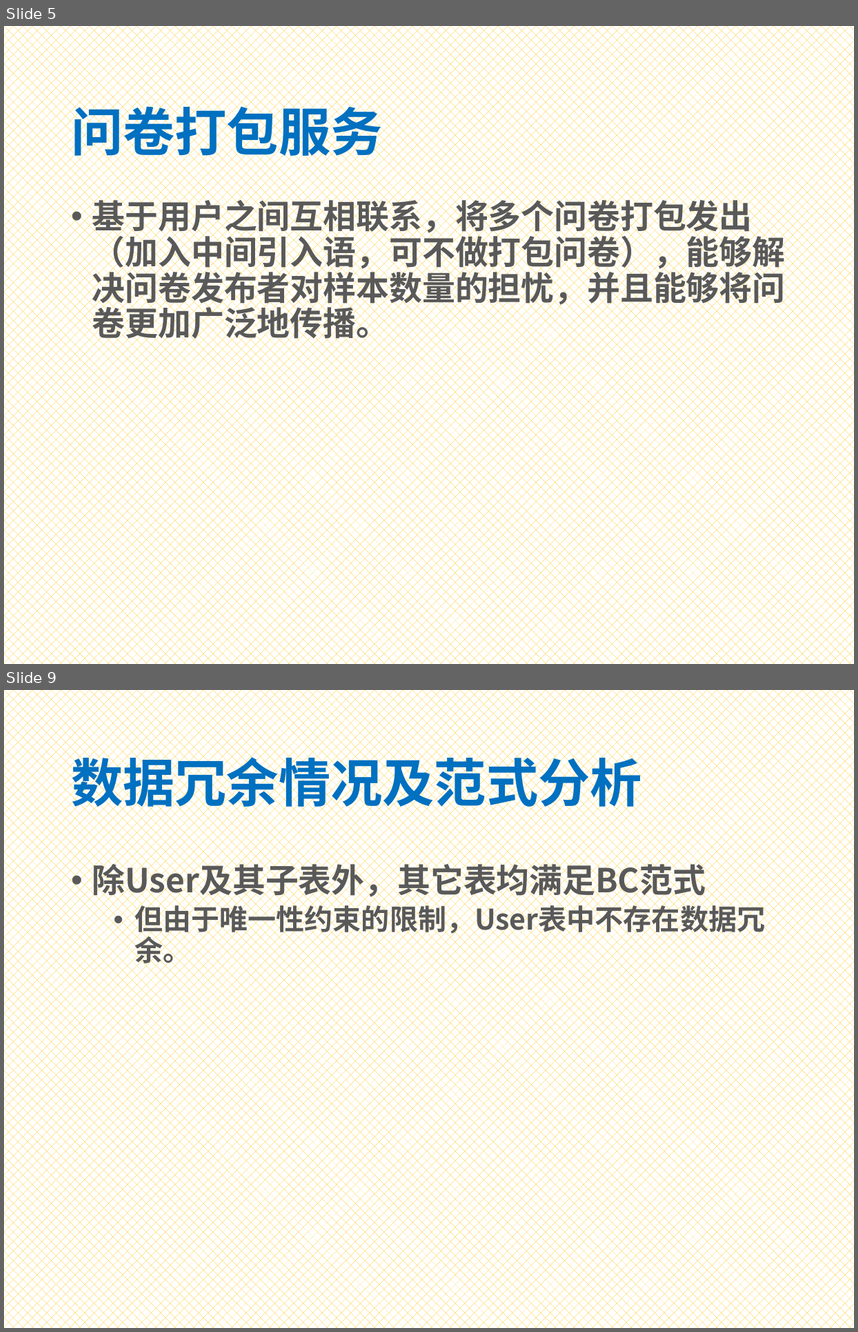
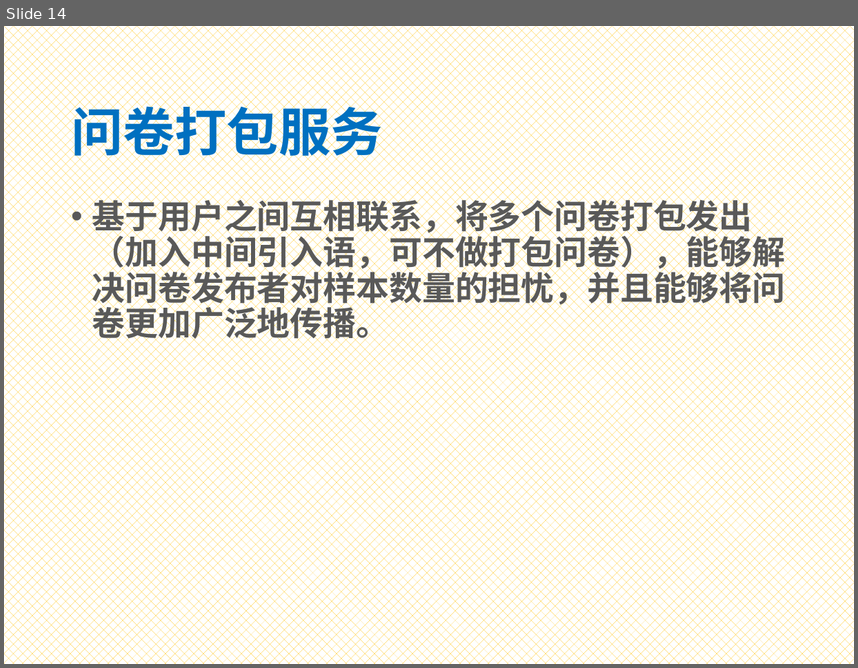
Before and after one commit to Bonjourz/to-simple, a slide deck: Presentation2 Template.pptx. Shown one above the other, each under a label of ours: slides 5 and 9 before the commit, slide 14 after it; the slides between them are not shown. The pictures are 858x1332 and 858x668 pixels, drawn with LibreOffice and Linux fonts; fonts in the diff are those of the drawing. Boxes give left, top, right and bottom in pixels: in the first picture for what was removed or moved away, otherwise in the second. Text is boxed around its words. In the diff, an @@ line names an element or a change of style, - is before the commit and + after.

```diff
--- a/Presentation2 Template.pptx
+++ b/Presentation2 Template.pptx
@@ slide 9 removed at bbox=[4, 690, 854, 1328], background pattern #FFC000 on #FFFFFF @@
@@ title removed at bbox=[71, 749, 642, 816] @@
-数据冗余情况及范式分析
@@ text removed at bbox=[92, 858, 765, 968] @@
-• 除User及其子表外，其它表均满足BC范式
-  • 但由于唯一性约束的限制，User表中不存在数据冗余。
@@ what was slide 5 is now slide 14 @@
```
Also in this commit, not shown: 2 slides changed, 19 slides added, 5 other slides removed.
